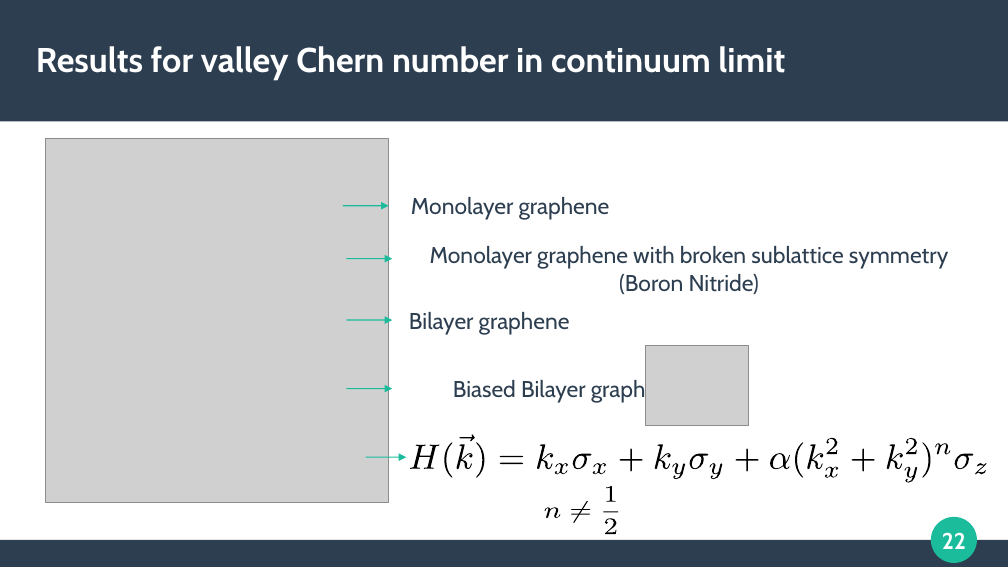
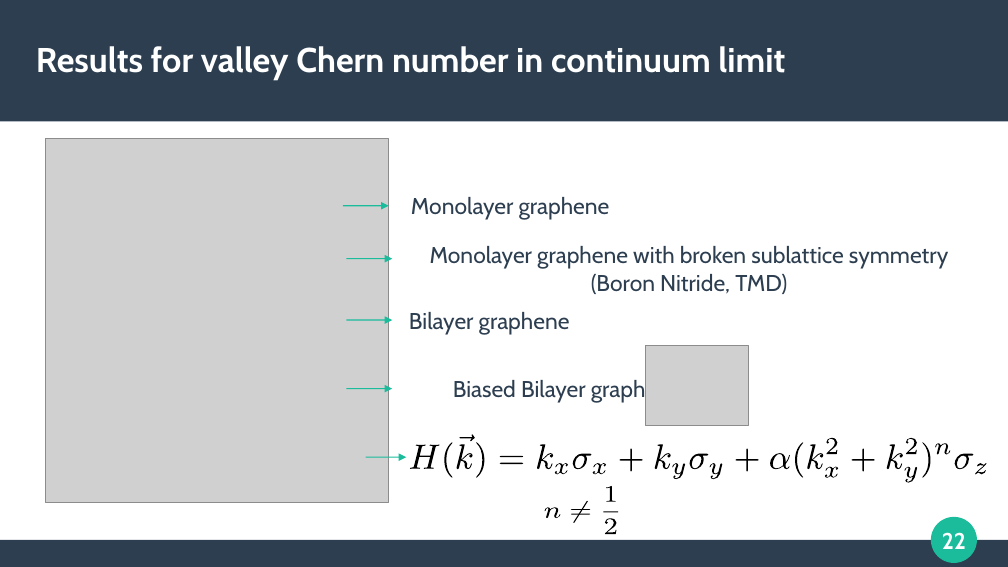
Before and after one commit to apandada1/bachelors-thesis, a slide deck: slide 22 of presentation/final presentation.odp. Drawn at 1008x567 pixels with LibreOffice and Linux fonts; fonts in the diff are those of the drawing; grey boxes stand for pictures. Boxes give left, top, right and bottom in pixels: in the first picture for what was removed or moved away, otherwise in the second. Text is boxed around its words. In the diff, an @@ line names an element or a change of style, - is before the commit and + after.

```diff
--- a/presentation/final presentation.odp
+++ b/presentation/final presentation.odp
@@ text at (591,274,787,294): text changed @@
-(Boron Nitride)
+(Boron Nitride, TMD)
```
Also in this commit, not shown: 2 other slides changed, 1 other file.
